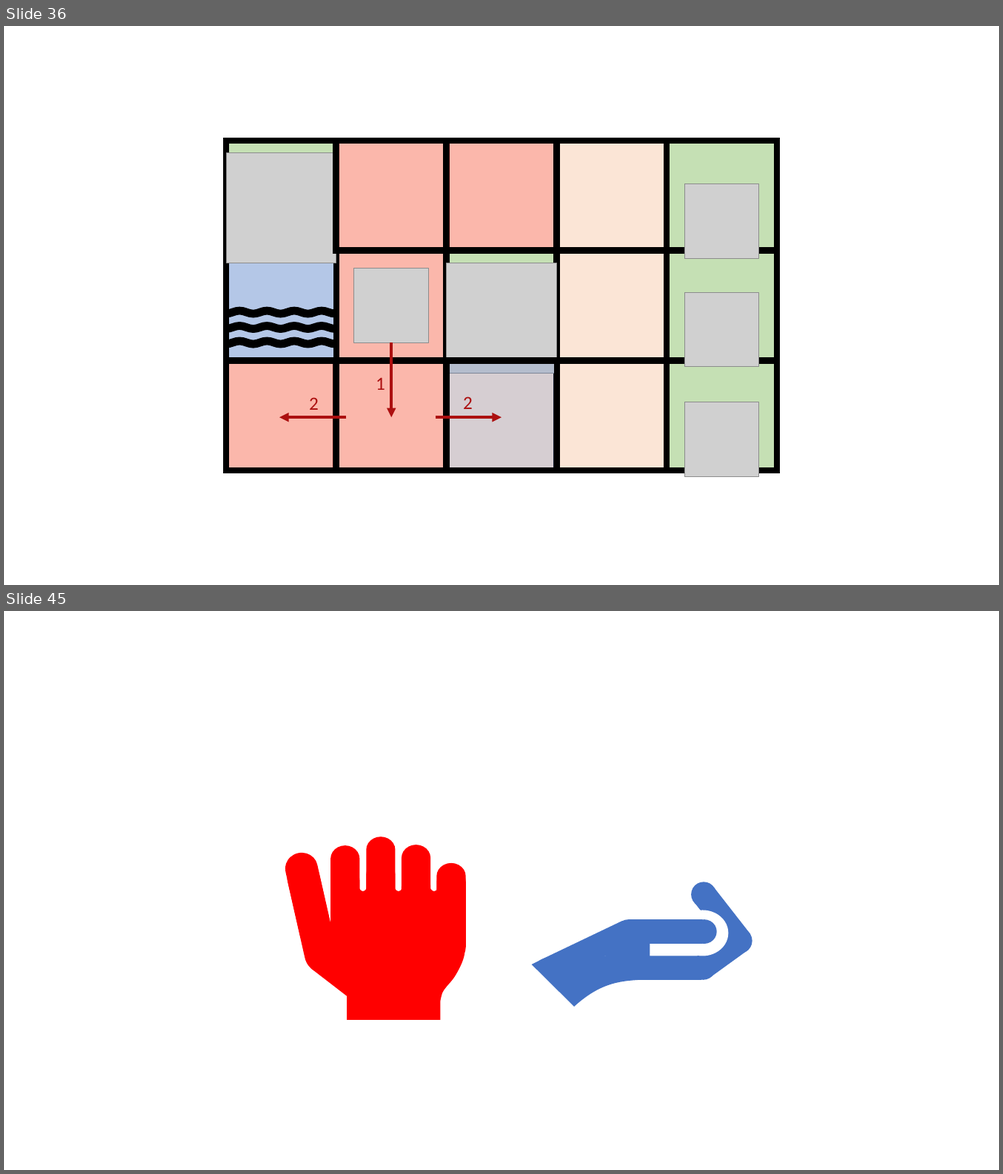
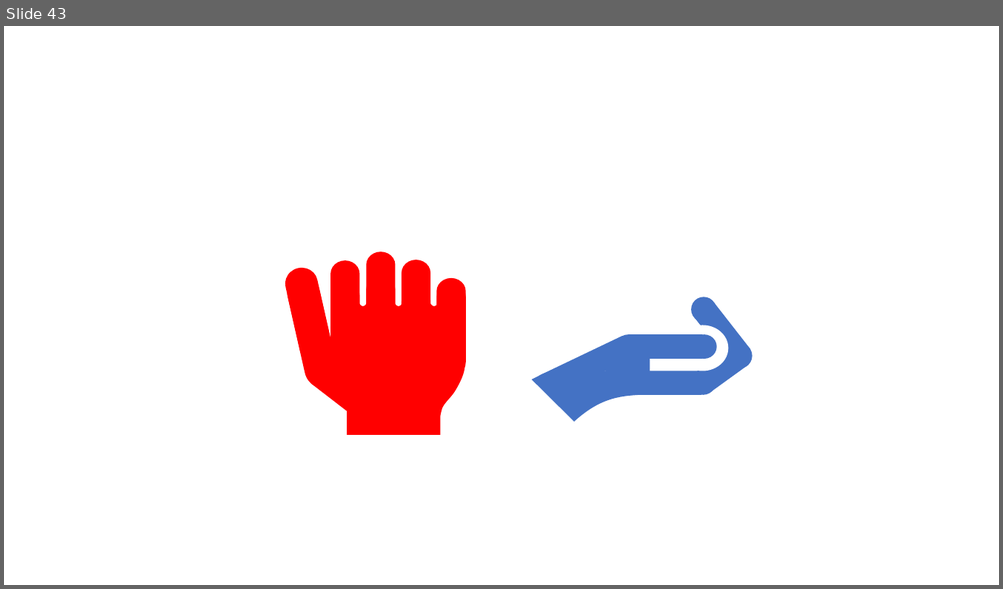
Before and after one commit to Sebastian-Whitehead/MED6_Projekt, a slide deck: BCI AV.pptx. Shown one above the other, each under a label of ours: slides 36 and 45 before the commit, slide 43 after it; the slides between them are not shown. The pictures are 1003x1174 and 1003x589 pixels, drawn with LibreOffice and Linux fonts; fonts in the diff are those of the drawing; grey boxes stand for pictures; background and template pictures are left out. Boxes give left, top, right and bottom in pixels: in the first picture for what was removed or moved away, otherwise in the second. Text is boxed around its words. In the diff, an @@ line names an element or a change of style, - is before the commit and + after.

```diff
--- a/BCI AV.pptx
+++ b/BCI AV.pptx
@@ slide 36 removed at bbox=[4, 26, 999, 585], background #FFFFFF @@
@@ rectangle removed at bbox=[226, 141, 337, 251] @@
@@ picture removed at bbox=[226, 153, 337, 264] @@
@@ rectangle removed at bbox=[336, 141, 447, 251] @@
@@ rectangle removed at bbox=[336, 141, 447, 251] @@
@@ rectangle removed at bbox=[446, 141, 556, 251] @@
@@ rectangle removed at bbox=[447, 141, 557, 251] @@
@@ rectangle removed at bbox=[556, 141, 666, 251] @@
@@ rectangle removed at bbox=[666, 141, 777, 251] @@
@@ picture removed at bbox=[685, 184, 759, 259] @@
@@ rectangle removed at bbox=[226, 250, 337, 361] @@
@@ rectangle removed at bbox=[336, 250, 447, 361] @@
@@ picture removed at bbox=[354, 269, 429, 343] @@
@@ rectangle removed at bbox=[447, 250, 557, 361] @@
@@ picture removed at bbox=[447, 264, 557, 374] @@
@@ group removed at bbox=[226, 141, 777, 471]: 14 rectangles @@
@@ rectangle removed at bbox=[666, 250, 777, 361] @@
@@ freeform shape removed at bbox=[225, 307, 336, 318] @@
@@ picture removed at bbox=[685, 292, 759, 367] @@
@@ freeform shape removed at bbox=[225, 322, 336, 333] @@
@@ freeform shape removed at bbox=[225, 337, 336, 349] @@
@@ arrow removed from (391, 343) to (391, 417) @@
@@ rectangle removed at bbox=[226, 361, 337, 471] @@
@@ rectangle removed at bbox=[336, 361, 447, 471] @@
@@ text removed at bbox=[375, 378, 385, 390] @@
-1
@@ rectangle removed at bbox=[447, 361, 557, 471] @@
@@ rectangle removed at bbox=[666, 361, 777, 471] @@
@@ text removed at bbox=[309, 397, 318, 410] @@
-2
@@ text removed at bbox=[463, 397, 472, 409] @@
-2
@@ picture removed at bbox=[685, 403, 759, 477] @@
@@ arrow removed from (347, 417) to (279, 417) @@
@@ arrow removed from (435, 417) to (502, 417) @@
@@ what was slide 45 is now slide 43 @@
```
Also in this commit, not shown: 2 slides changed, 3 slides added, 4 other slides removed, 4 other files.
